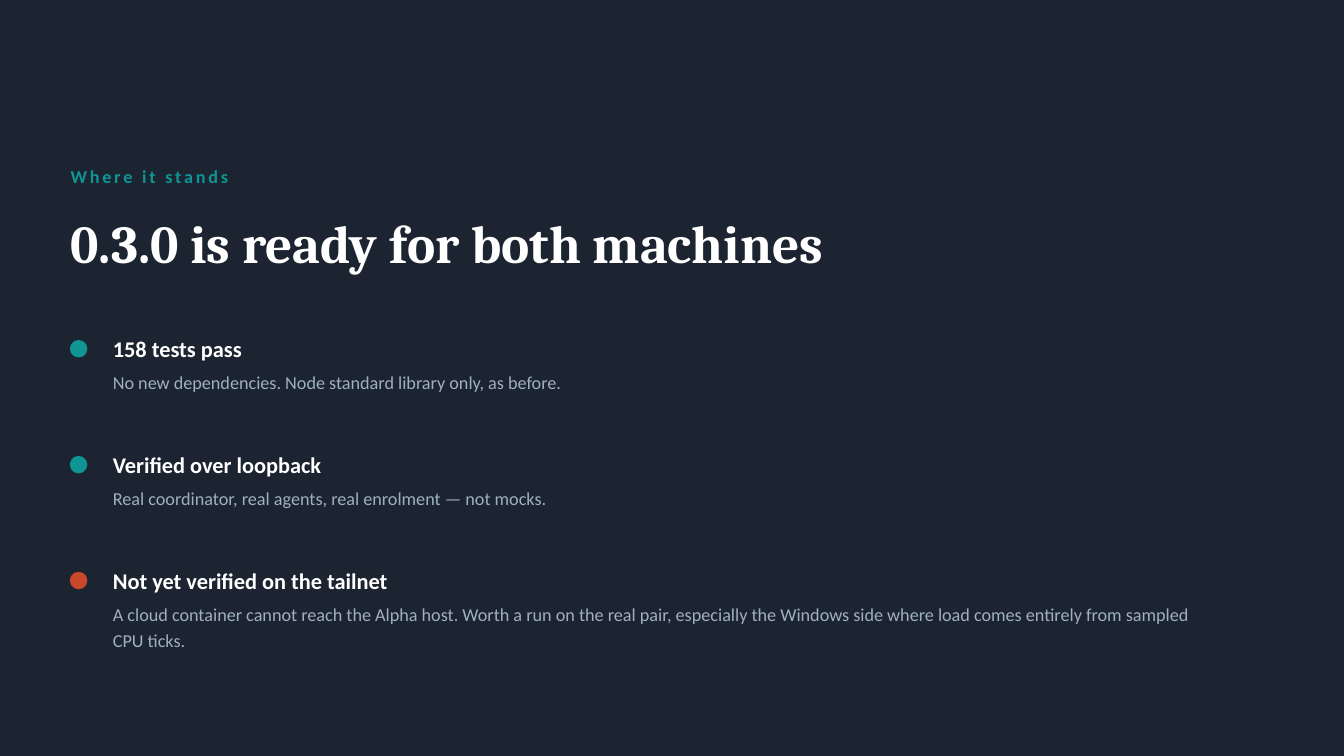
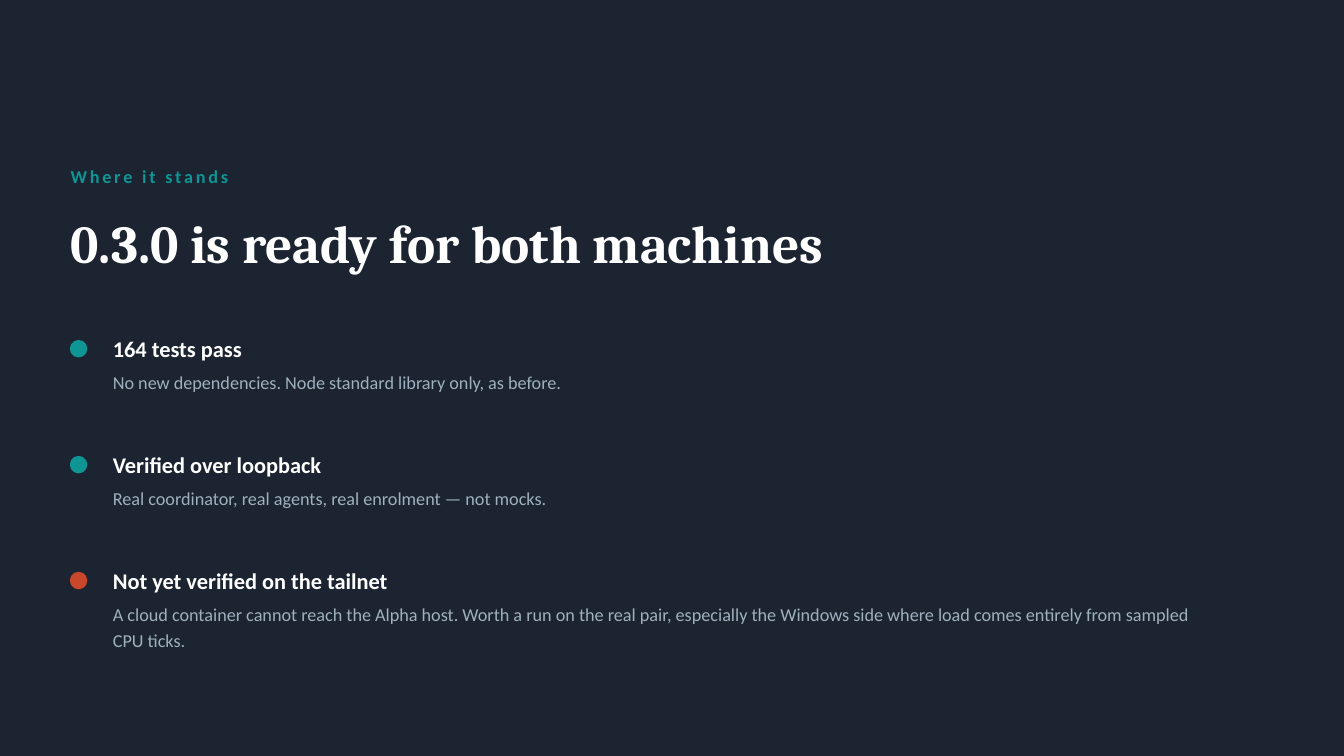
Before and after one commit to vyos88/Personal-AI-1.2, a slide deck: slide 12 of docs/deck/alpha-tunnel.pptx. Drawn at 1344x756 pixels with LibreOffice and Linux fonts; fonts in the diff are those of the drawing. Boxes give left, top, right and bottom in pixels: in the first picture for what was removed or moved away, otherwise in the second. Text is boxed around its words. In the diff, an @@ line names an element or a change of style, - is before the commit and + after.

```diff
--- a/docs/deck/alpha-tunnel.pptx
+++ b/docs/deck/alpha-tunnel.pptx
@@ text at (x1=113, y1=341, x2=242, y2=361): text changed @@
-158 tests pass
+164 tests pass
```
